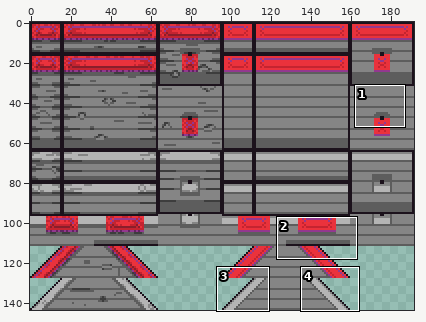
One commit to this sprite sheet: новый-игровой-проект/Sprites/Levels/Train/Tilemap/Location2_Platform.png. Above, an overview of the earlier version with the close-up marked.
Close-up. Before the commit:
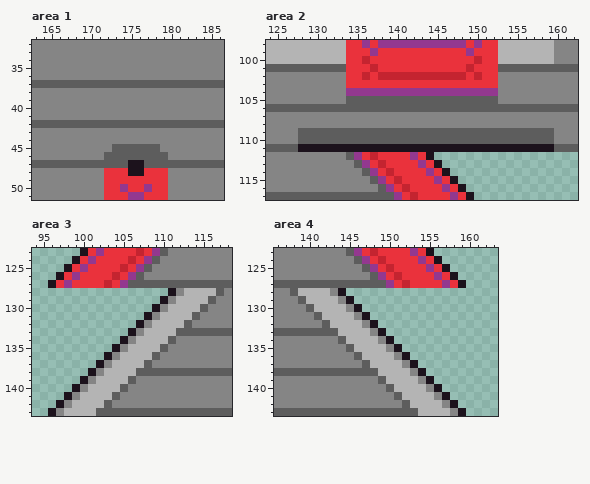
The file is 192x144 pixels. Shown: area 1: x 163..186, y 32..51; area 2: x 124..162, y 98..117; area 3: x 94..118, y 123..143; area 4: x 136..163, y 123..143. The commit also changed other parts of the picture, which this record leaves out.
The result:
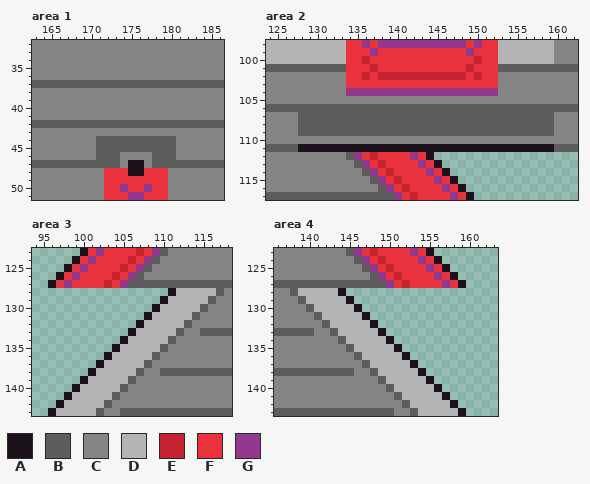
Palette (. is transparent): A #1c121c  B #5d5d5d  C #858585  D #b4b4b4  E #c42430  F #ea323c  G #93388f
Diff:
Changed rows in their new state; - is an unchanged pixel.
Area 1:
first column x 171:
44 BBBBBBBBBB
45 BB------BB
46 B--CCCC--B
47 ---C--C---
Area 2:
first column x 128:
105 ------CCCCCCCCCCCCCCCCCCC-------
107 BBBBBBBBBBBBBBBBBBBBBBBBBBBBBBBB
108 BBBBBBBBBBBBBBBBBBBBBBBBBBBBBBBB
110 CCCCCCCCCCCCCCCCCCCCCCCCCCCCCCCC
Area 3:
first column x 97:
128 ---------------D--
129 --------------D---
130 -------------D----
131 ------------D-----
132 -----------D------
133 ----------D-----CC
134 ---------D--------
135 --------D---------
136 -------D----------
137 ------D-----------
138 -----D-----CC-----
139 ----D-------------
140 ---D--------------
141 --D---------------
142 -D----------------
143 D-----CC----------
Area 4:
first column x 141:
128 --D---------------
129 ---D--------------
130 ----D-------------
131 -----D------------
132 ------D-----------
133 CC-----D----------
134 --------D---------
135 ---------D--------
136 ----------D-------
137 -----------D------
138 -----CC-----D-----
139 -------------D----
140 --------------D---
141 ---------------D--
142 ----------------D-
143 ----------CC-----D
Where, in picture pixels (left, top, right, bottom), the same in both close-ups:
changed: (96, 136, 176, 168)
changed: (298, 96, 554, 144)
changed: (56, 288, 200, 416)
changed: (314, 288, 458, 416)
